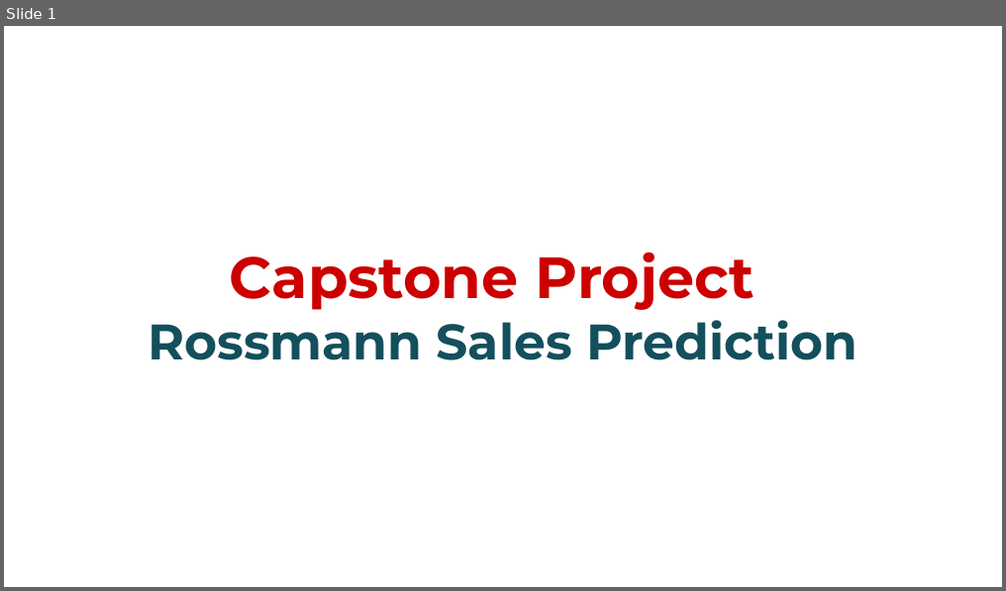
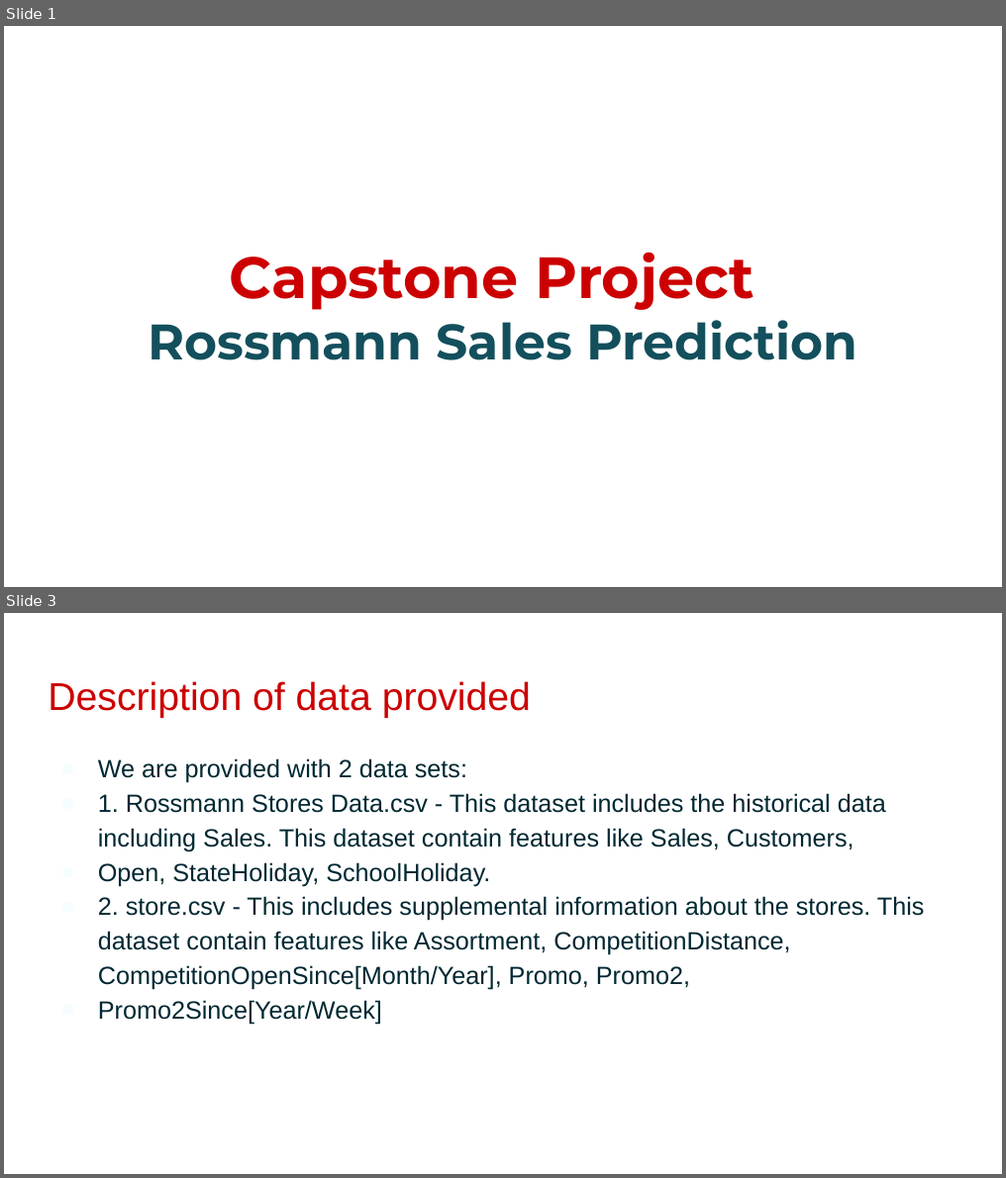
Before and after one commit to hrithikwel8/Rossmann_Sales_Prediction, a slide deck: CapstoneProjectTemplate-210213-230632.pptx. Shown one above the other, each under a label of ours: slide 1 before the commit, slides 1 and 3 after it; the slides between them are not shown. The pictures are 1006x591 and 1006x1178 pixels, drawn with LibreOffice and Linux fonts; fonts in the diff are those of the drawing; background and template pictures are left out. Boxes give left, top, right and bottom in pixels: in the first picture for what was removed or moved away, otherwise in the second. Text is boxed around its words. In the diff, an @@ line names an element or a change of style, - is before the commit and + after.

```diff
--- a/CapstoneProjectTemplate-210213-230632.pptx
+++ b/CapstoneProjectTemplate-210213-230632.pptx
@@ slide 3 added at (x1=4, y1=613, x2=1002, y2=1174), background #FFFFFF @@
@@ title added at (x1=48, y1=681, x2=531, y2=718), 28 pt, text #CC0000 @@
+Description of data provided
@@ text added at (x1=98, y1=759, x2=925, y2=1024), 18 pt, text #002832 @@
+● We are provided with 2 data sets:
+● 1. Rossmann Stores Data.csv - This dataset includes the historical data including Sales. This dataset contain features like Sales, Customers,
+● Open, StateHoliday, SchoolHoliday.
+● 2. store.csv - This includes supplemental information about the stores. This dataset contain features like Assortment, CompetitionDistance, CompetitionOpenSince[Month/Year], Promo, Promo2,
+● Promo2Since[Year/Week]
```
Also in this commit, not shown: 20 other slides added, 15 slides removed.
